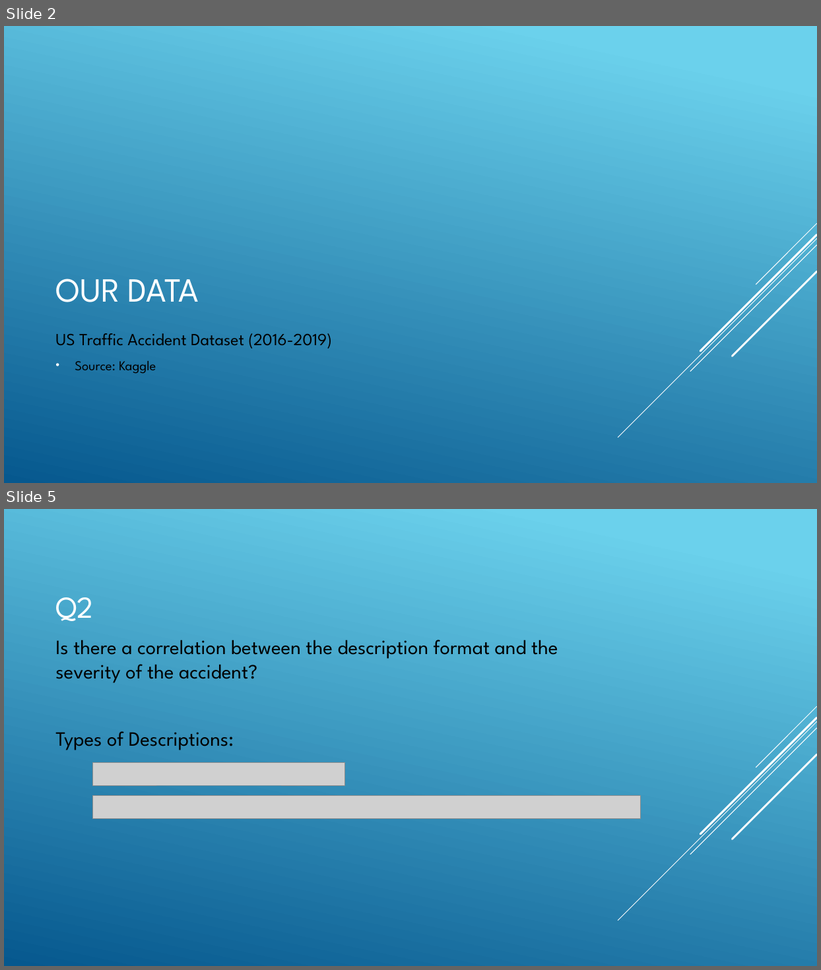
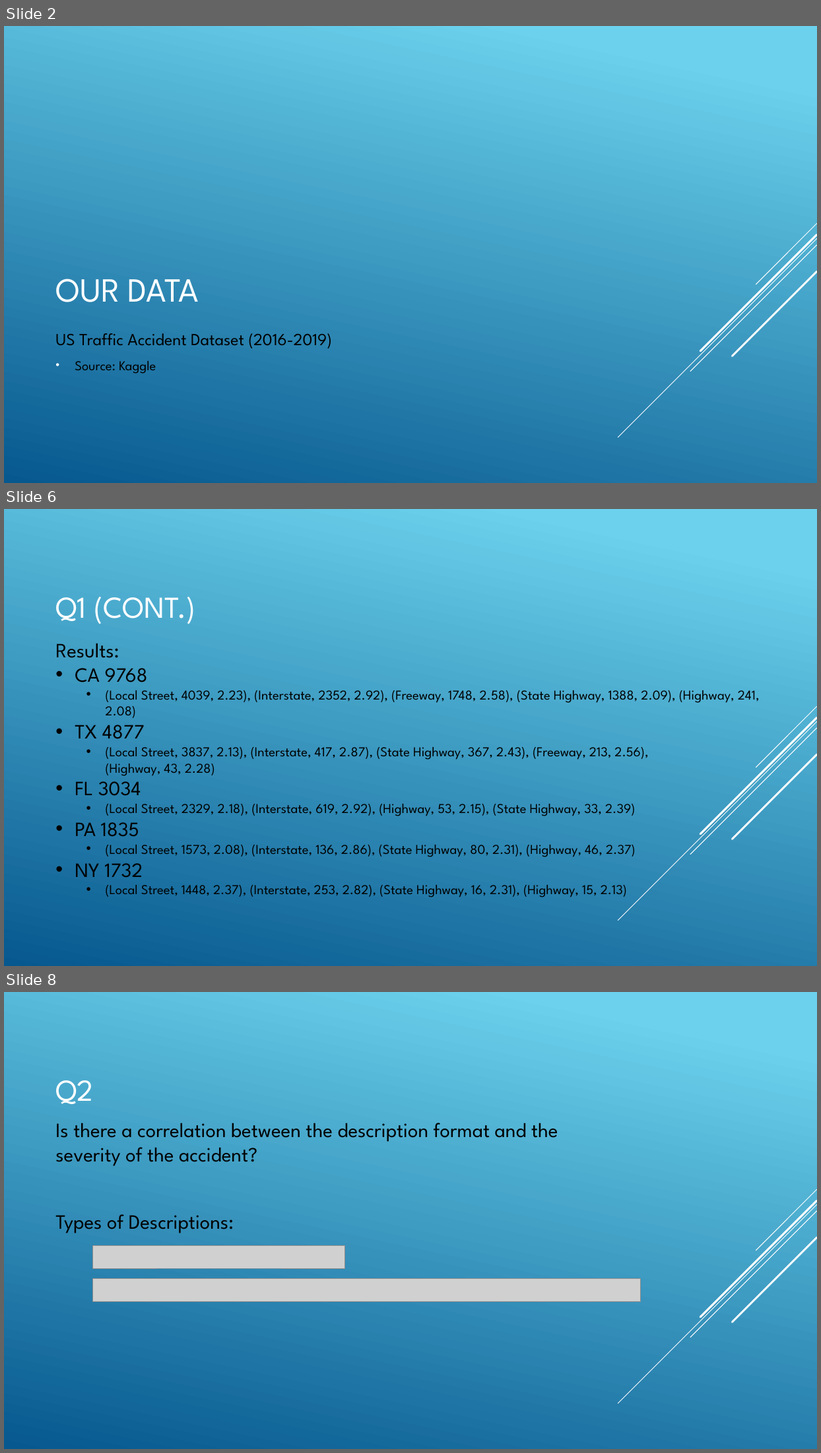
Before and after one commit to jyoo18/csc369FinalProject, a slide deck: slides.pptx. Shown one above the other, each under a label of ours: slides 2 and 5 before the commit, slides 2, 6 and 8 after it; the slides between them are not shown. The pictures are 821x970 and 821x1453 pixels, drawn with LibreOffice and Linux fonts; fonts in the diff are those of the drawing; grey boxes stand for pictures. Boxes give left, top, right and bottom in pixels: in the first picture for what was removed or moved away, otherwise in the second. Text is boxed around its words. In the diff, an @@ line names an element or a change of style, - is before the commit and + after.

```diff
--- a/slides.pptx
+++ b/slides.pptx
@@ slide 6 added at [4,509,817,966], background gradient #6ED2EB to #06588E; not listed: 5 template elements that a slide beside it also shows @@
@@ title added at [55,597,195,624], 36 pt, text #FFFFFF @@
+Q1 (CONT.)
@@ text added at [55,644,760,897], 16 pt, text #000000 @@
+Results:
+• CA 9768
+  • (Local Street, 4039, 2.23), (Interstate, 2352, 2.92), (Freeway, 1748, 2.58), (State Highway, 1388, 2.09), (Highway, 241, 2.08)
+• TX 4877
+  • (Local Street, 3837, 2.13), (Interstate, 417, 2.87), (State Highway, 367, 2.43), (Freeway, 213, 2.56),
+    (Highway, 43, 2.28)
+• FL 3034
+  • (Local Street, 2329, 2.18), (Interstate, 619, 2.92), (Highway, 53, 2.15), (State Highway, 33, 2.39)
+• PA 1835
+  • (Local Street, 1573, 2.08), (Interstate, 136, 2.86), (State Highway, 80, 2.31), (Highway, 46, 2.37)
+• NY 1732
+  • (Local Street, 1448, 2.37), (Interstate, 253, 2.82), (State Highway, 16, 2.31), (Highway, 15, 2.13)
@@ what was slide 5 is now slide 8 @@
```
Also in this commit, not shown: 3 slides changed, 3 other slides added, 1 slide removed.
